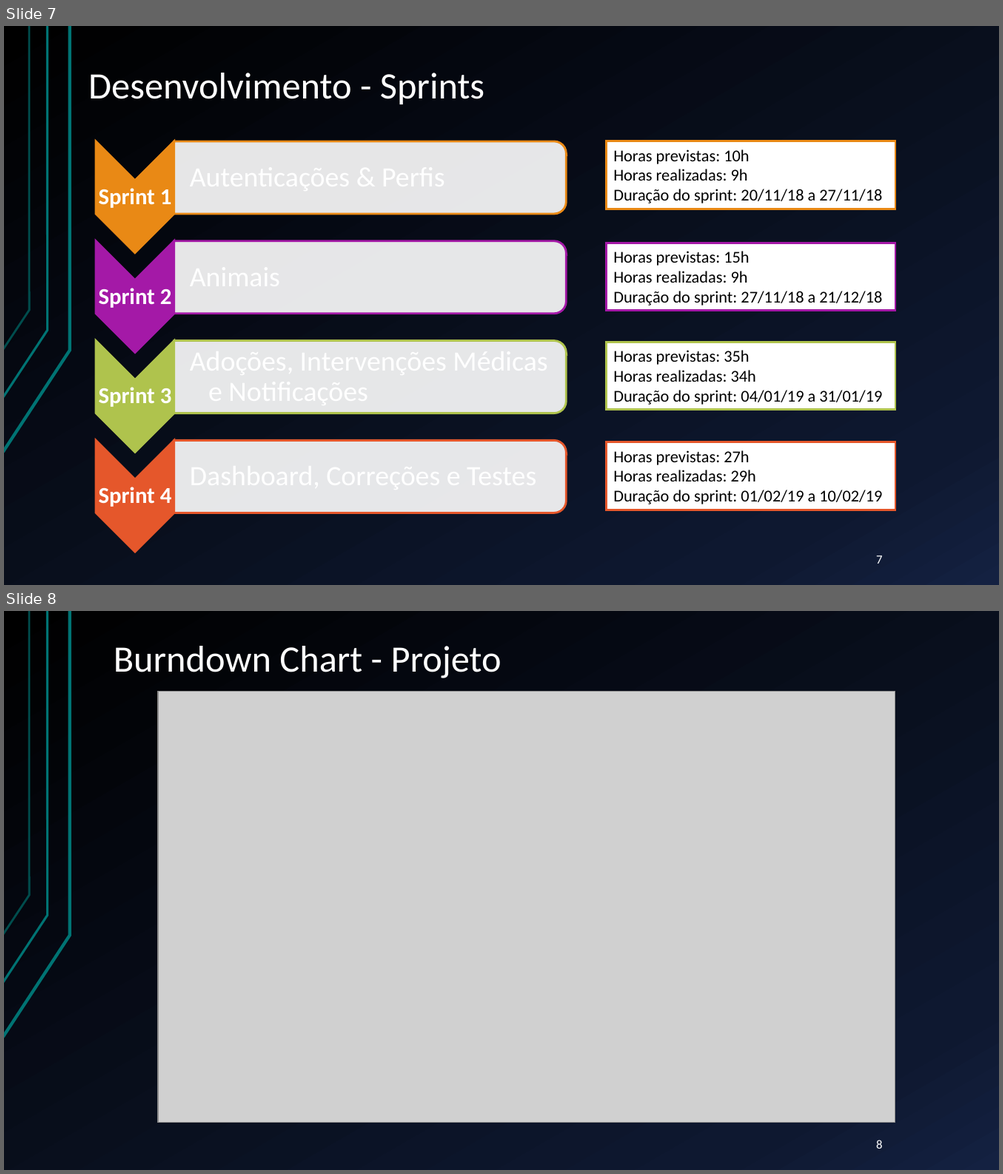
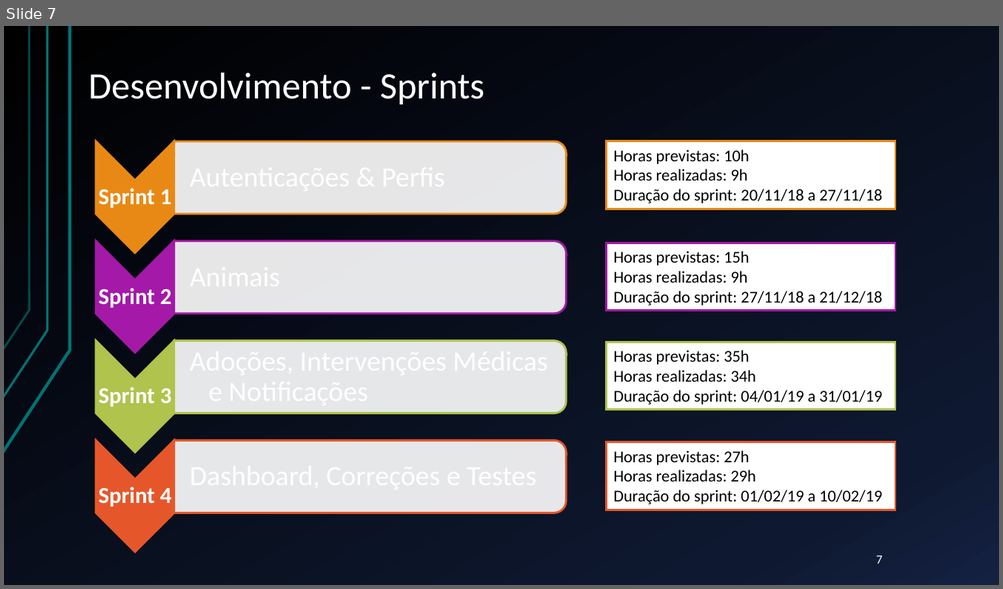
Before and after one commit to lodyny/ProjetoESW, a slide deck: Apresentacao.pptx. Shown one above the other, each under a label of ours: slides 7 and 8 before the commit, slide 7 after it. The pictures are 1003x1174 and 1003x589 pixels, drawn with LibreOffice and Linux fonts; fonts in the diff are those of the drawing; grey boxes stand for pictures. Boxes give left, top, right and bottom in pixels: in the first picture for what was removed or moved away, otherwise in the second. Text is boxed around its words. In the diff, an @@ line names an element or a change of style, - is before the commit and + after.

```diff
--- a/Apresentacao.pptx
+++ b/Apresentacao.pptx
@@ slide 8 removed at [4, 611, 999, 1170], background gradient #000000 to #0F1931 to #142242; not listed: 3 template elements that a slide beside it also shows @@
@@ title removed at [114, 646, 501, 678] @@
-Burndown Chart - Projeto
@@ picture removed at [158, 692, 894, 1123] @@
@@ picture removed at [158, 692, 894, 1124] @@
@@ page number removed at [876, 1140, 882, 1149] @@
-8
```
Also in this commit, not shown: 2 slides changed, 1 slide added.
